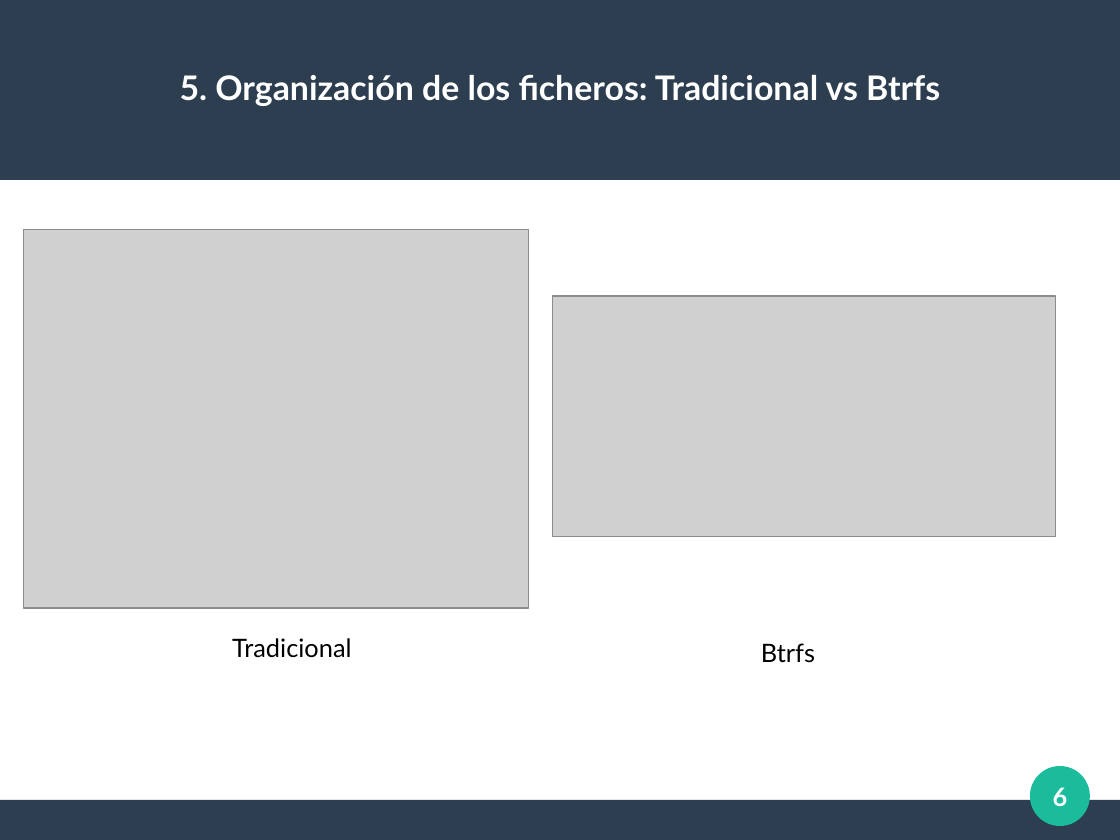
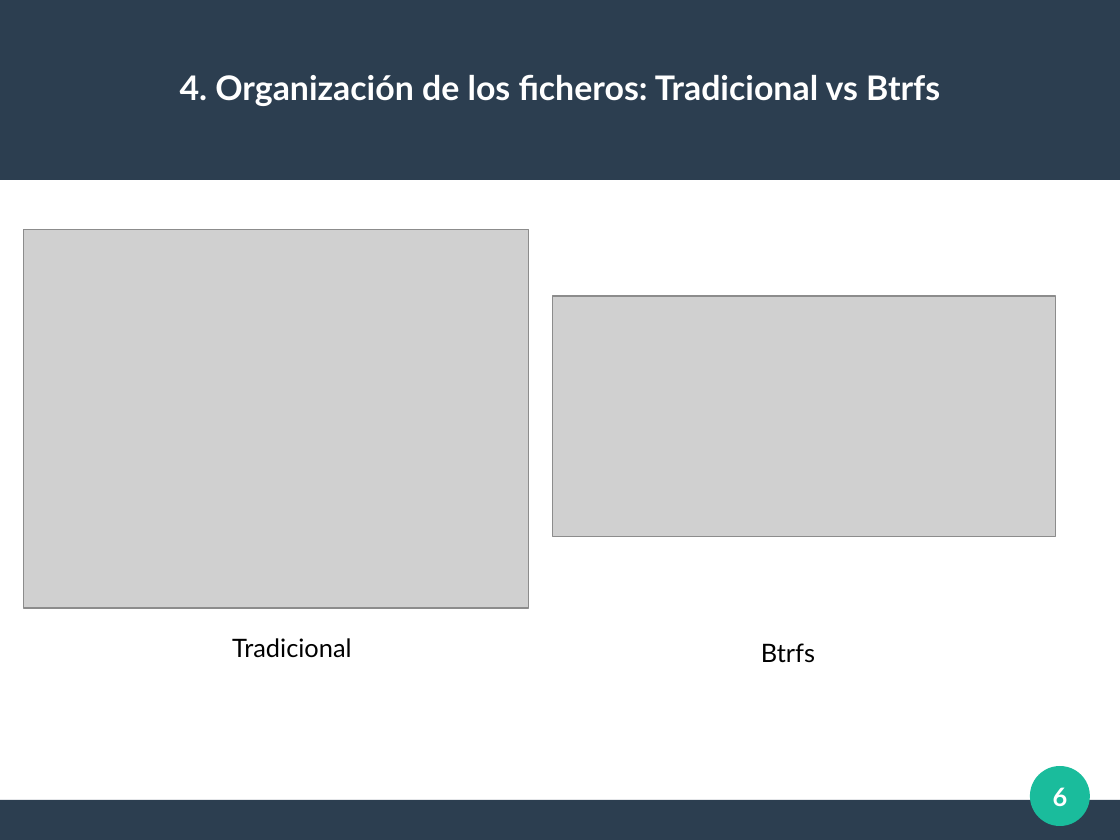
Before and after one commit to AlmuHS/Practicas_AdminServidores, a slide deck: slide 6 of Trabajo_Btrfs/Presentacion_Btrfs.odp. Drawn at 1120x840 pixels with LibreOffice and Linux fonts; fonts in the diff are those of the drawing; grey boxes stand for pictures. Boxes give left, top, right and bottom in pixels: in the first picture for what was removed or moved away, otherwise in the second. Text is boxed around its words. In the diff, an @@ line names an element or a change of style, - is before the commit and + after.

```diff
--- a/Trabajo_Btrfs/Presentacion_Btrfs.odp
+++ b/Trabajo_Btrfs/Presentacion_Btrfs.odp
@@ title at <box>180,74,940,106</box>: text changed @@
-5. Organización de los ficheros: Tradicional vs Btrfs
+4. Organización de los ficheros: Tradicional vs Btrfs
```
Also in this commit, not shown: 14 other slides changed.
